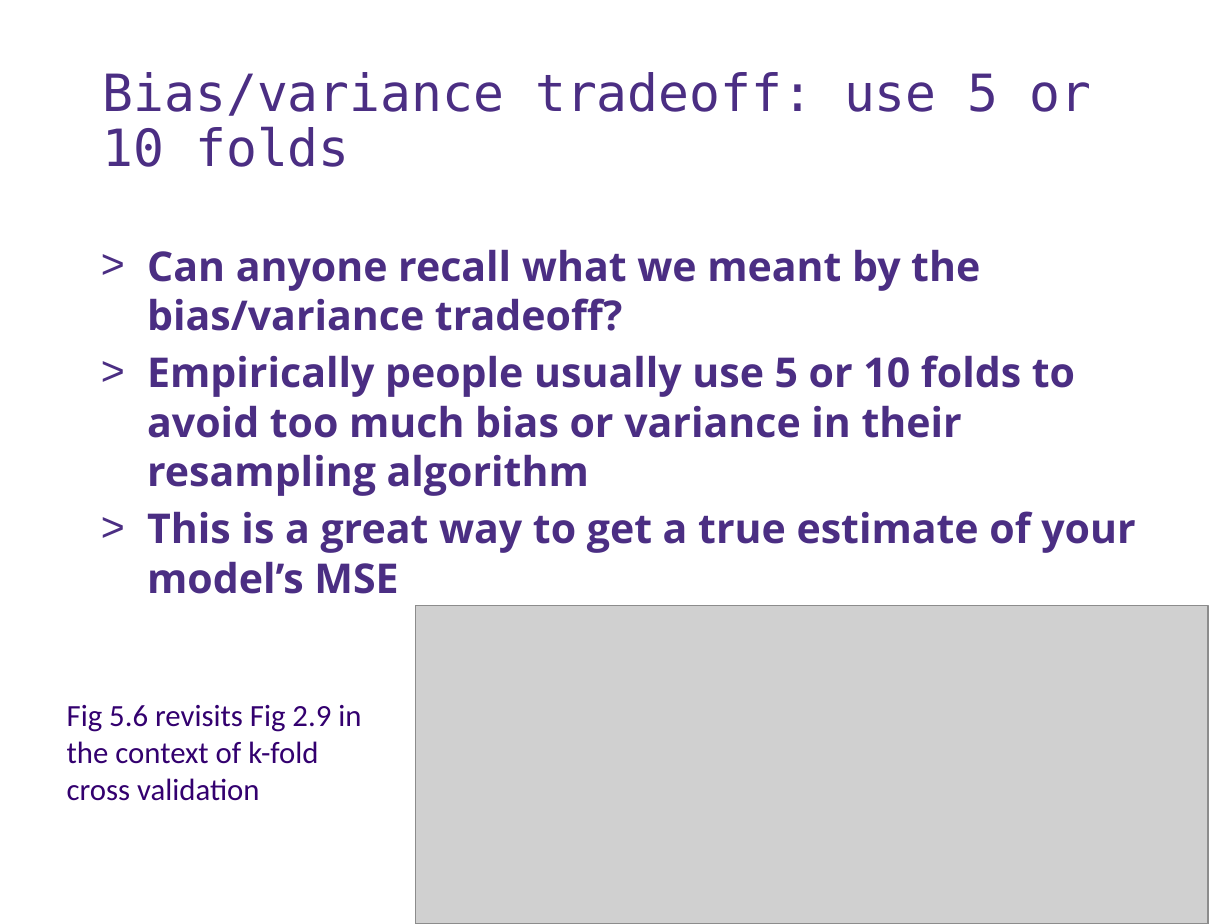
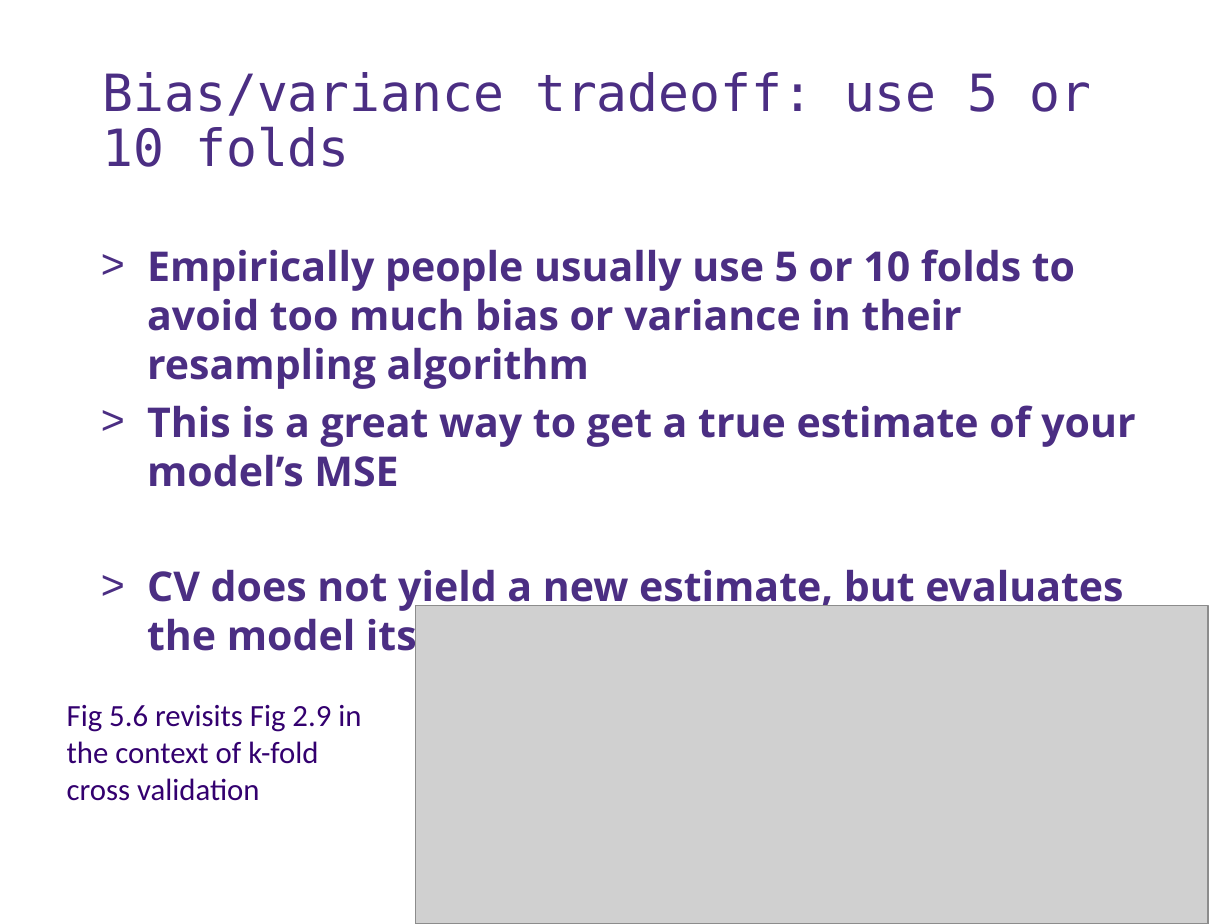
Before and after one commit to UWDIRECT/UWDIRECT.github.io, a slide deck: slide 10 of Wi18_content/DSMCER/L11.SubsetsRegularlization.pptx (slide 8 before the commit). Drawn at 1232x924 pixels with LibreOffice and Linux fonts; fonts in the diff are those of the drawing; grey boxes stand for pictures; background and template pictures are left out. Boxes give left, top, right and bottom in pixels: in the first picture for what was removed or moved away, otherwise in the second. Text is boxed around its words. In the diff, an @@ line names an element or a change of style, - is before the commit and + after.

```diff
--- a/Wi18_content/DSMCER/L11.SubsetsRegularlization.pptx
+++ b/Wi18_content/DSMCER/L11.SubsetsRegularlization.pptx
@@ text at (x1=147, y1=249, x2=980, y2=331): paragraph removed @@
-> Can anyone recall what we meant by the bias/variance tradeoff?
@@ text at (x1=147, y1=569, x2=1123, y2=662): paragraph added @@
+> CV does not yield a new estimate, but evaluates the model itself
```
Also in this commit, not shown: 7 other slides changed, 8 slides added.
